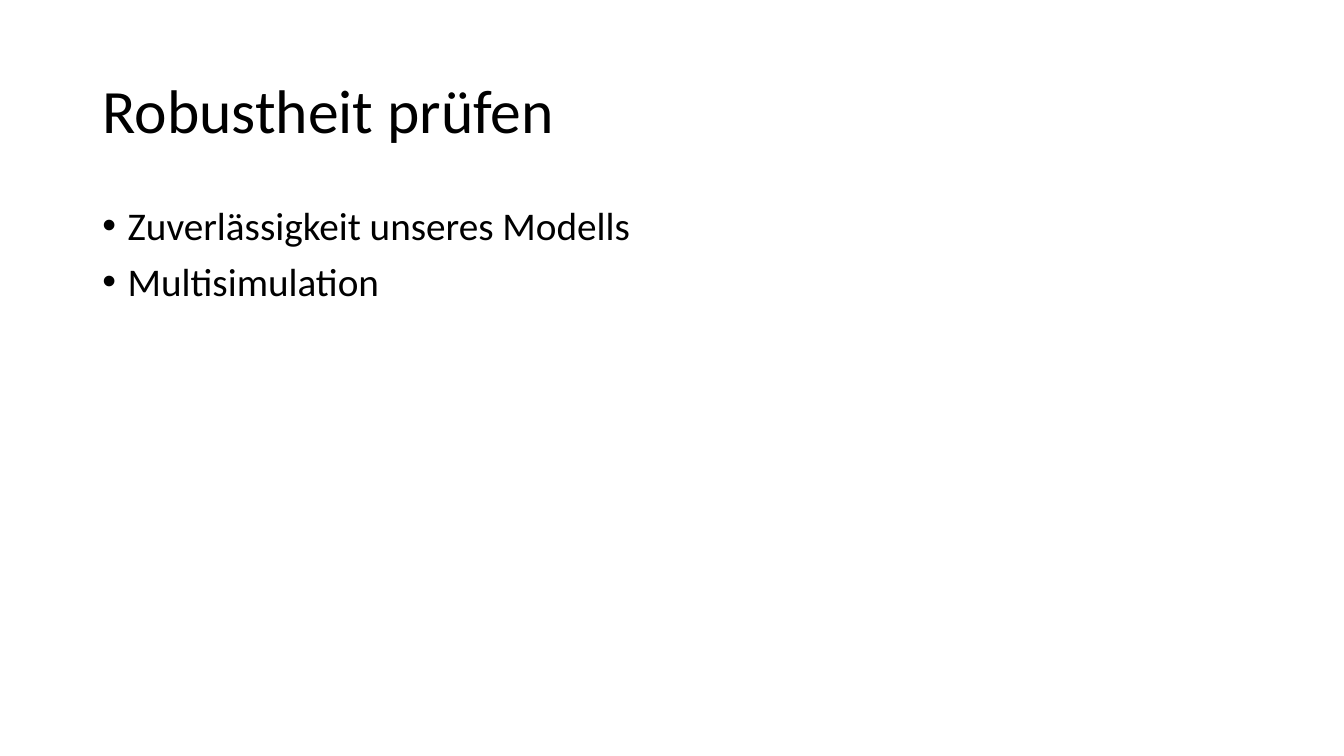
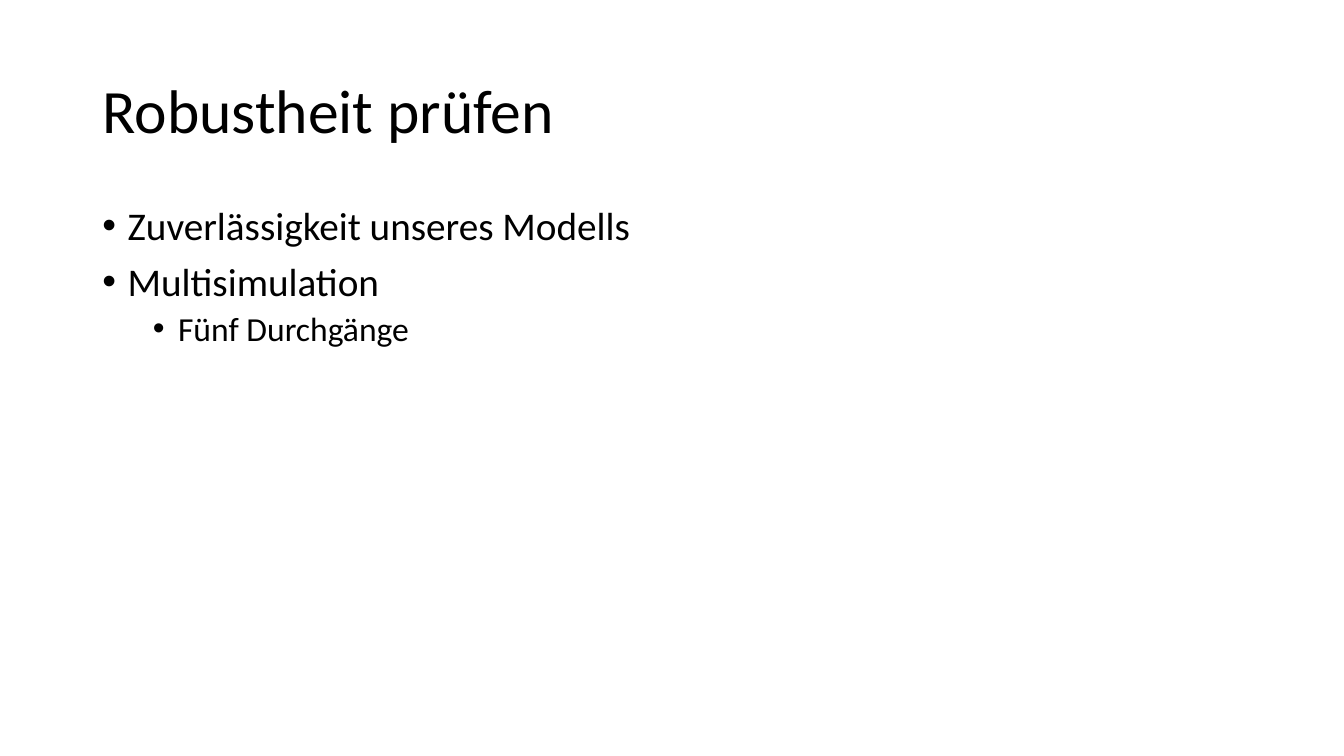
Before and after one commit to tmandelz/Steinschlag-Wahrscheinlichkeit, a slide deck: slide 4 of Präsentation/Teil Julia.pptx (slide 3 before the commit). Drawn at 1344x756 pixels with LibreOffice and Linux fonts; fonts in the diff are those of the drawing. Boxes give left, top, right and bottom in pixels: in the first picture for what was removed or moved away, otherwise in the second. Text is boxed around its words. In the diff, an @@ line names an element or a change of style, - is before the commit and + after.

```diff
--- a/Präsentation/Teil Julia.pptx
+++ b/Präsentation/Teil Julia.pptx
@@ text at (178,317,409,347): paragraph added @@
+  • Fünf Durchgänge
```
Also in this commit, not shown: 2 other slides changed, 1 slide added.
